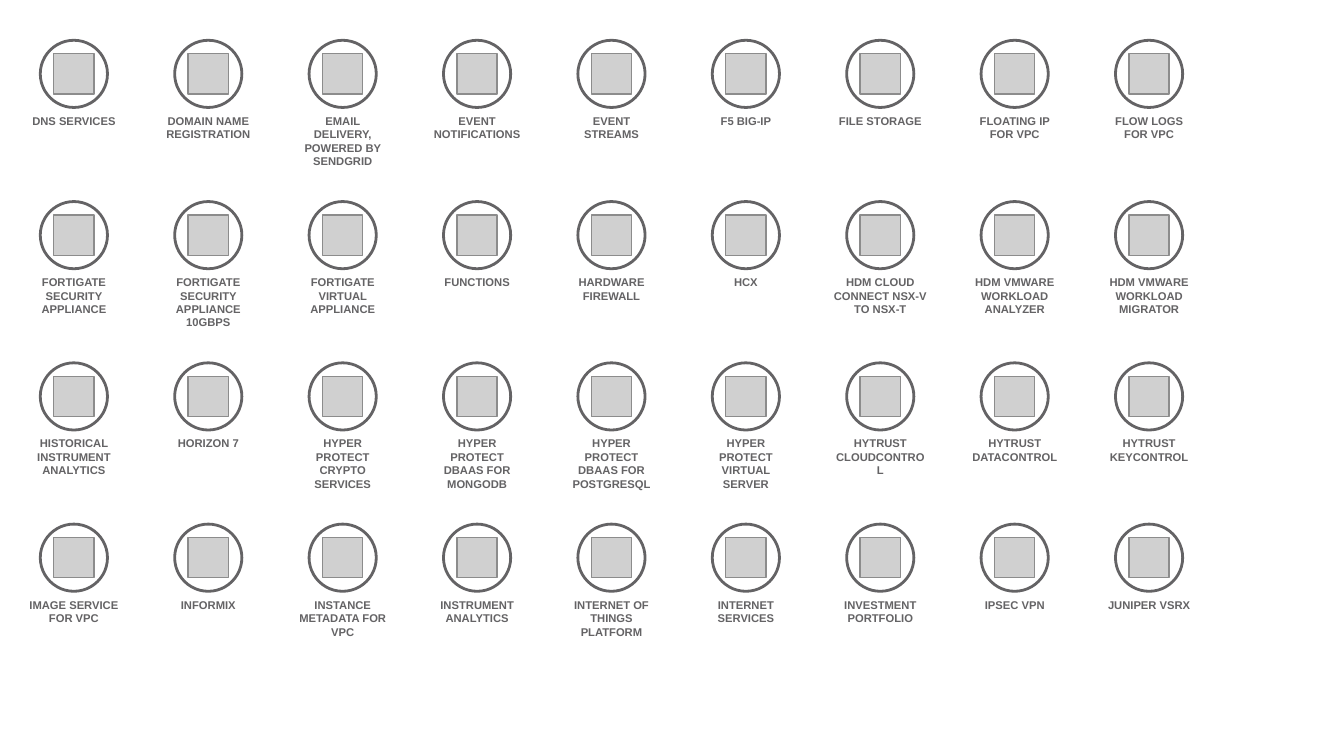
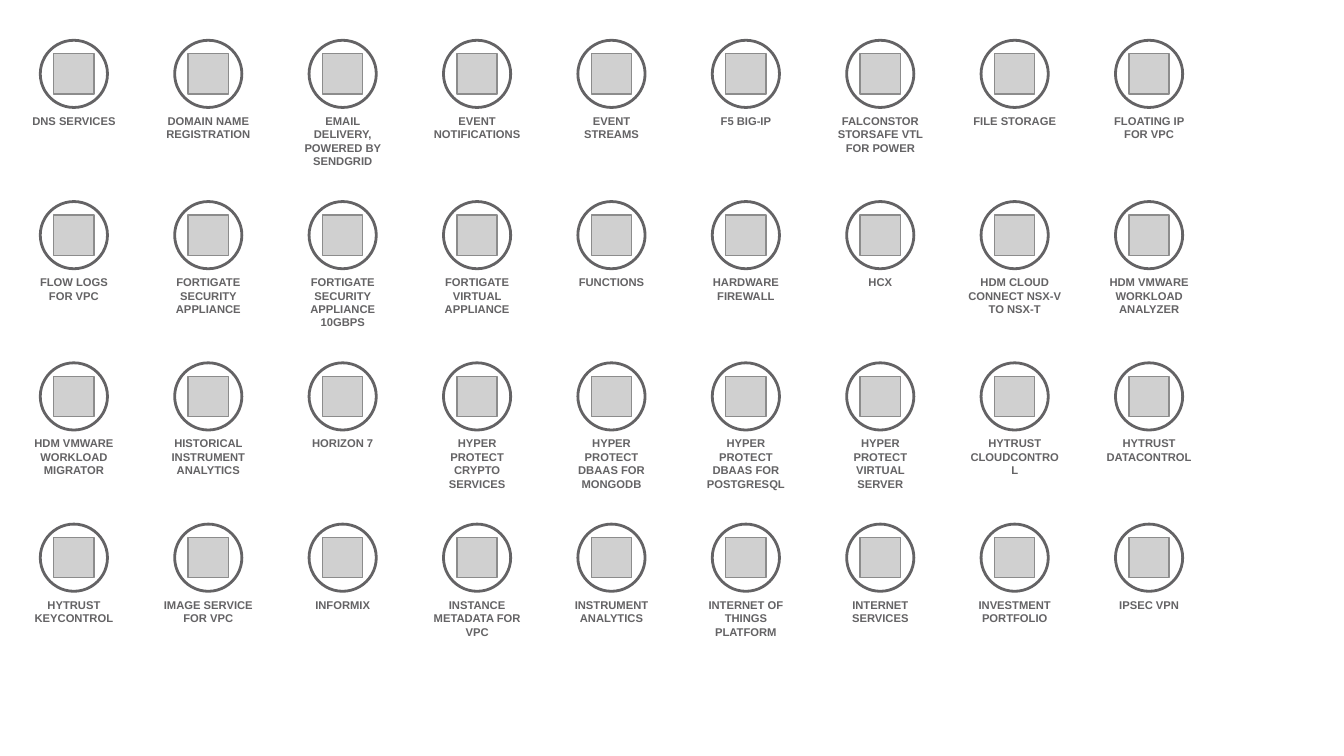
Before and after one commit to l2fprod/myarchitecture, a slide deck: slide 5 of mycatalog-architecture-diagram-template.pptx. Drawn at 1344x756 pixels with LibreOffice and Linux fonts; fonts in the diff are those of the drawing; grey boxes stand for pictures. Boxes give left, top, right and bottom in pixels: in the first picture for what was removed or moved away, otherwise in the second. Text is boxed around its words. In the diff, an @@ line names an element or a change of style, - is before the commit and + after.

Commit message:
new deck

```diff
--- a/mycatalog-architecture-diagram-template.pptx
+++ b/mycatalog-architecture-diagram-template.pptx
@@ text added at [838, 117, 923, 152], 6 pt, text #646365, bold @@
+FALCONSTOR STORSAFE VTL FOR POWER
@@ text removed at [980, 117, 1050, 138] @@
-FLOATING IP FOR VPC
@@ text at [1114, 117, 1185, 138]: text changed @@
-FLOW LOGS FOR VPC
+FLOATING IP FOR VPC
@@ text at [40, 278, 108, 300]: text changed @@
-FORTIGATE SECURITY APPLIANCE
+FLOW LOGS FOR VPC
@@ text at [176, 278, 241, 313]: text changed @@
-FORTIGATE SECURITY APPLIANCE 10GBPS
+FORTIGATE SECURITY APPLIANCE
@@ text at [310, 278, 375, 326]: text changed @@
-FORTIGATE VIRTUAL APPLIANCE
+FORTIGATE SECURITY APPLIANCE 10GBPS
@@ text added at [445, 278, 510, 313], 6 pt, text #646365, bold @@
+FORTIGATE VIRTUAL APPLIANCE
@@ text at [1110, 278, 1188, 313]: text changed @@
-HDM VMWARE WORKLOAD MIGRATOR
+HDM VMWARE WORKLOAD ANALYZER
@@ text at [34, 439, 113, 474]: text changed @@
-HDM VMWARE WORKLOAD ANALYZER
+HDM VMWARE WORKLOAD MIGRATOR
@@ text removed at [314, 439, 370, 488] @@
-HYPER PROTECT CRYPTO SERVICES
@@ text at [449, 439, 505, 488]: text changed @@
-HYPER PROTECT DBAAS FOR MONGODB
+HYPER PROTECT CRYPTO SERVICES
@@ text at [578, 439, 645, 488]: text changed @@
-HYPER PROTECT DBAAS FOR POSTGRESQL
+HYPER PROTECT DBAAS FOR MONGODB
@@ text at [707, 439, 785, 490]: text changed @@
-HYPER PROTECT VIRTUAL SERVER
+HYPER PROTECT DBAAS FOR POSTGRESQL
@@ text at [854, 439, 908, 488]: text changed @@
-HYTRUST CLOUDCONTROL
+HYPER PROTECT VIRTUAL SERVER
@@ text at [988, 439, 1041, 447]: text changed @@
-HYTRUST DATACONTROL
+HYTRUST CLOUDCONTROL
@@ text at [1107, 439, 1192, 461]: text changed @@
-HYTRUST KEYCONTROL
+HYTRUST DATACONTROL
@@ 15 texts: place and size @@
-15 texts at [29, 117, 1045, 636]
+15 texts at [164, 117, 1179, 636]
@@ text added at [35, 601, 113, 622], 6 pt, text #646365, bold @@
+HYTRUST KEYCONTROL
@@ text removed at [1108, 601, 1191, 609] @@
-JUNIPER VSRX
```
Also in this commit, not shown: 3 other slides changed, 1 other file.
